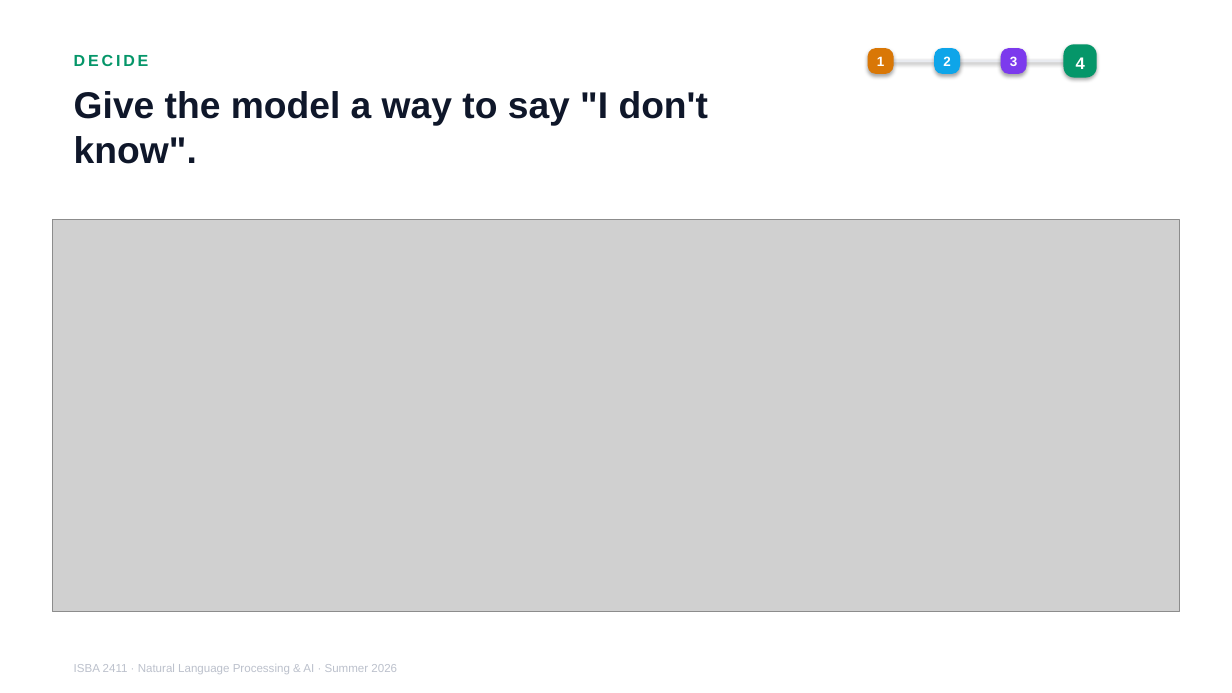
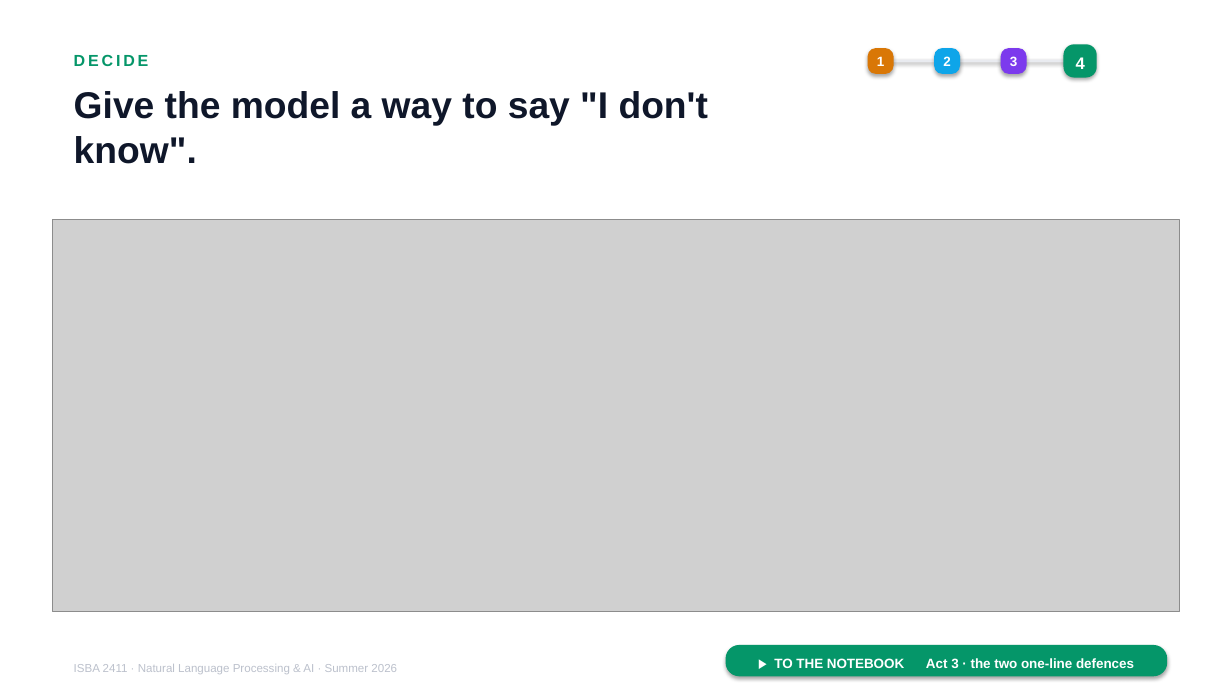
Before and after one commit to JulesMalin/isba2411-nlp, a slide deck: slide 17 of Week 7/L13_Support_Copilot.pptx. Drawn at 1232x693 pixels with LibreOffice and Linux fonts; fonts in the diff are those of the drawing; grey boxes stand for pictures. Boxes give left, top, right and bottom in pixels: in the first picture for what was removed or moved away, otherwise in the second. Text is boxed around its words. In the diff, an @@ line names an element or a change of style, - is before the commit and + after.

```diff
--- a/Week 7/L13_Support_Copilot.pptx
+++ b/Week 7/L13_Support_Copilot.pptx
@@ rounded rectangle added at [726,645,1167,677], fill #059669 @@
@@ text added at [774,658,1134,668], 10.5 pt, text #FFFFFF, bold @@
+▶ TO THE NOTEBOOK Act 3 · the two one-line defences
```
Also in this commit, not shown: 18 other slides changed.
